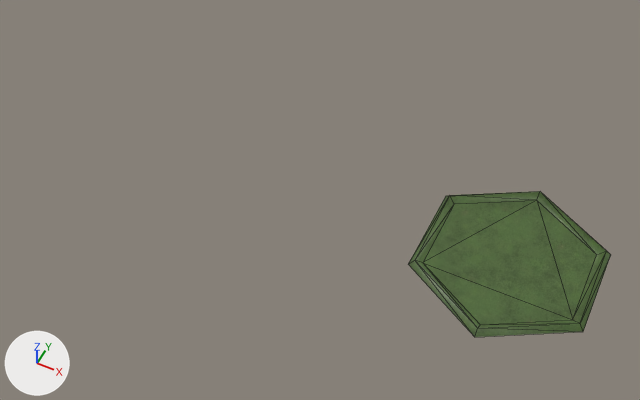
The glTF model src/modules/base/assets/plains.glb: old version first, new version second.
Before and after are seen from a camera (50 mm lens) standing at (0.73, -5.62, 6.86) and looking at (-2.05, -0.05, -0.11). The axes (+X, +Y, +Z) are drawn at lower left. The lights are the same throughout. The picture after the commit comes second. Mesh edges are drawn as thin lines. Where no turn or scale is listed for an object, it has been applied to the vertices.

Objects in the first picture: 'HexagonTile.001'.
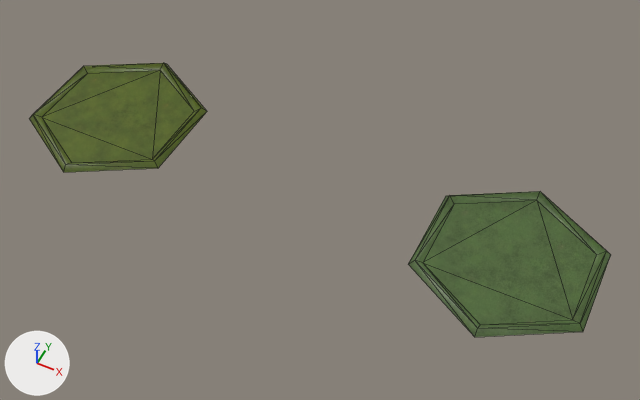
The newer file is also turned or shifted as a whole; pictures and numbers use the older file's frame.

Patch to the scene script:
```diff
--- a/src/modules/base/assets/plains.glb.py
+++ b/src/modules/base/assets/plains.glb.py
@@ img_grass03_diffuse_001 @@
+img_grass03_diffuse_001 = load_image('grass03_diffuse.001', '_unpacked/grass03_diffuse.001', 256, 256, 'sRGB')
@@ mat_grass_004 @@
+mat_grass_004 = bpy.data.materials.new('Grass.004')
+# uses the picture img_grass03_diffuse_001
+# uses the picture img_grass03_glossiness
+# uses the picture img_grass03_normal_opengl
+# uses the picture img_grass03_specular
@@ me_circle_021 @@
+me_circle_021.from_pydata(...)  # 18 vertices, 28 faces; spans x -0.87..0.87, y -7.73..-5.73, z 0.0..0.06
+me_circle_021.materials.append(mat_grass_004)
@@ ob_hexagontile_017 @@
+ob_hexagontile_017 = bpy.data.objects.new('HexagonTile.017', me_circle_021)
+ob_hexagontile_017.location = (-4.624, 6.734, 0.0)
```

Location of each change, [x1, y1, x2, y2] in pixels of the pictures (640 x 400 px):
'HexagonTile.017', added (green)
    after: [29, 63, 207, 172]
